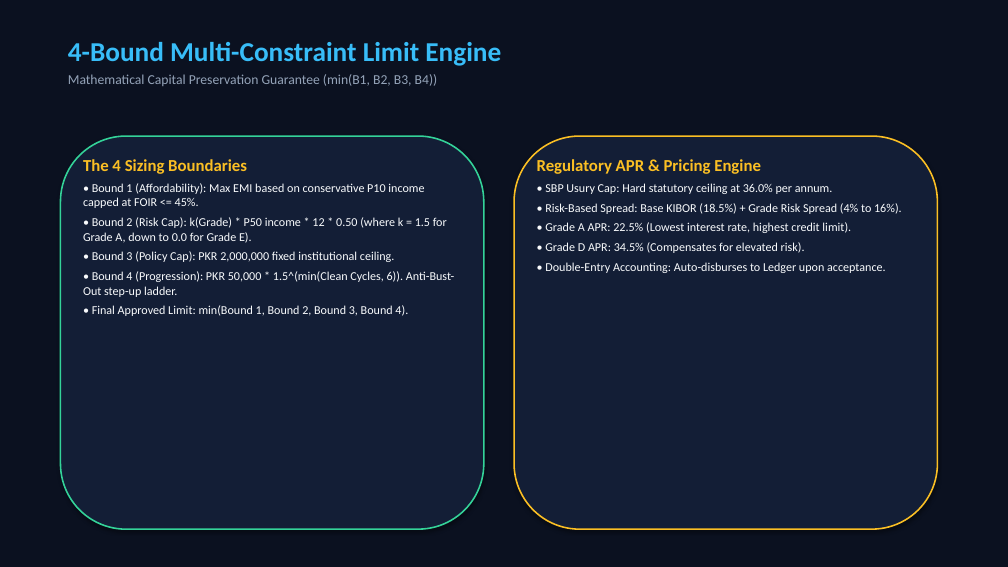
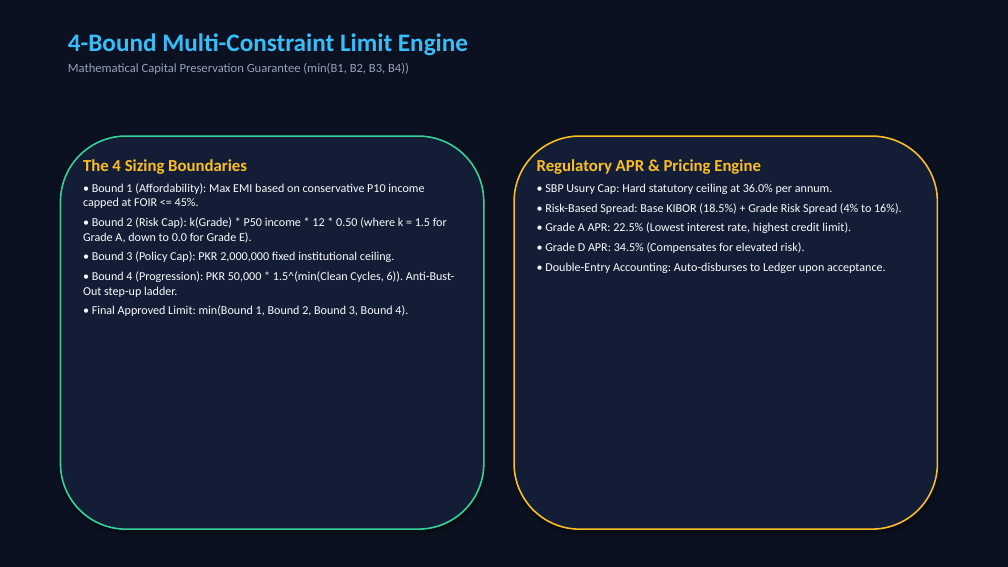
Before and after one commit to khayam1064/AI-CREDIT-SCORING, a slide deck: slide 11 of AI_Credit_Scoring_Conference_Master_Presentation.pptx. Drawn at 1008x567 pixels with LibreOffice and Linux fonts; fonts in the diff are those of the drawing. Boxes give left, top, right and bottom in pixels: in the first picture for what was removed or moved away, otherwise in the second. Text is boxed around its words. In the diff, an @@ line names an element or a change of style, - is before the commit and + after.

```diff
--- a/AI_Credit_Scoring_Conference_Master_Presentation.pptx
+++ b/AI_Credit_Scoring_Conference_Master_Presentation.pptx
@@ text "4-Bound Multi-Constraint Limit Engine": place and size @@
-text "4-Bound Multi-Constraint Limit Engine" at (68, 42, 501, 86)
+text "4-Bound Multi-Constraint Limit Engine" at (68, 33, 468, 74)
@@ text "4-Bound Multi-Constraint Limit Engine" at (68, 33, 468, 74): size 26 to 24 pt in "4-Bound Multi-Constraint Limit Engine"; size 13 to 12 pt in "Mathematical Capital Preservation Guarantee (min(B1, B2, B3, ..."; less space between paragraphs @@
```
Also in this commit, not shown: 15 other slides changed.
